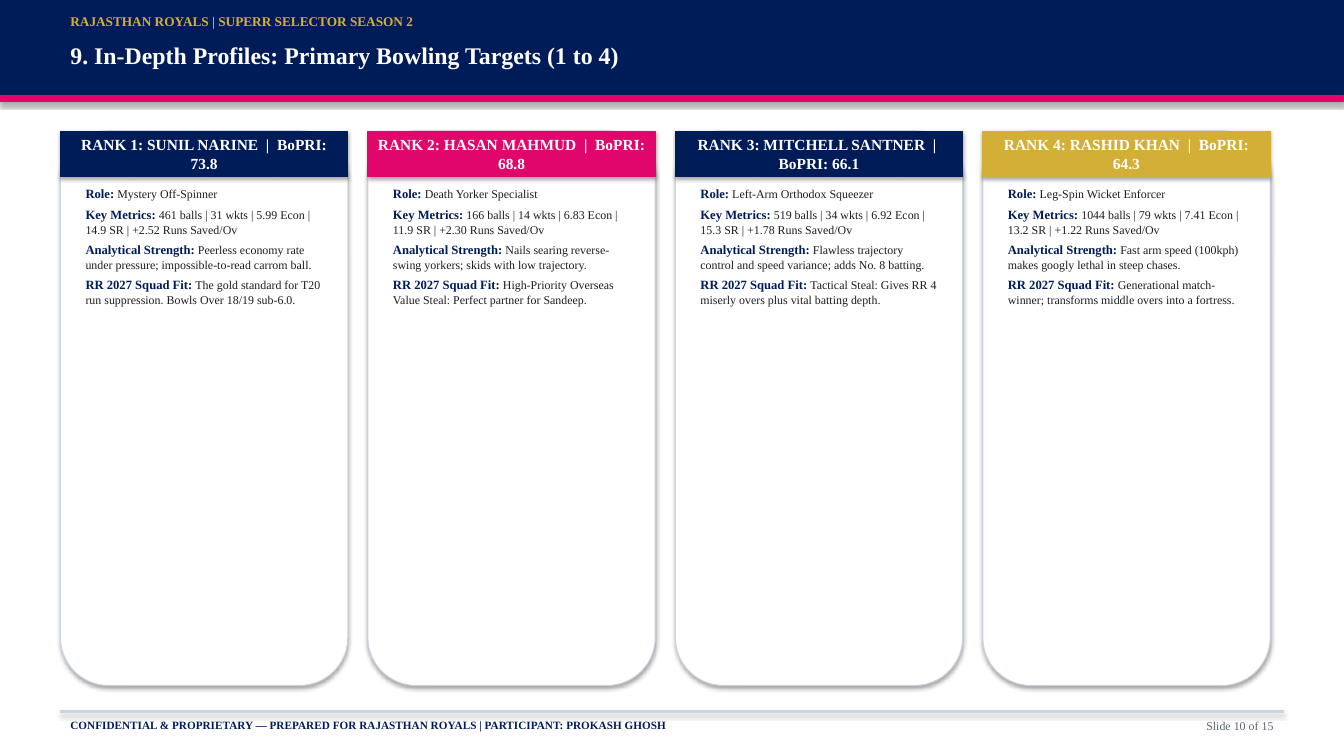
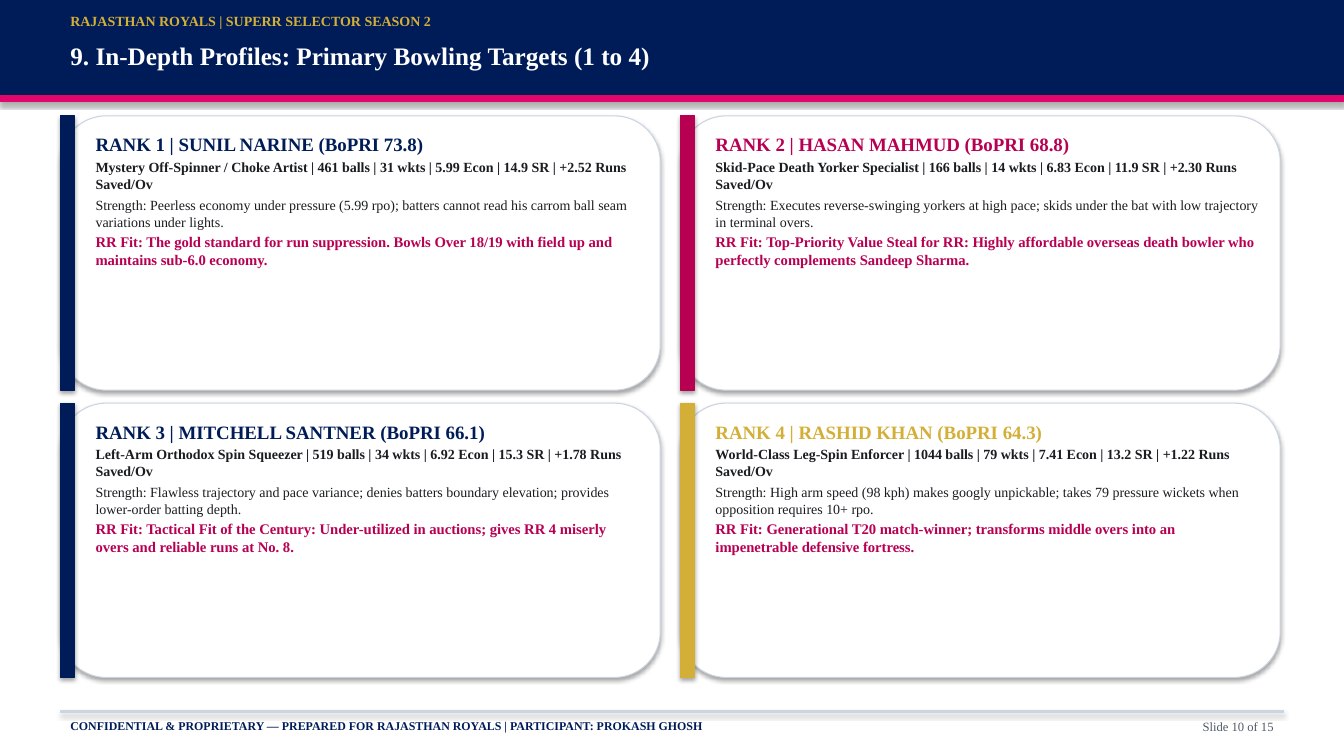
Before and after one commit to prokashghosh996-png/RR-supeRR-selector-2027, a slide deck: slide 10 of SupeRR_Selector_Season_2_RR_IPL_2027_Auction_Strategy.pptx. Drawn at 1344x756 pixels with LibreOffice and Linux fonts; fonts in the diff are those of the drawing. Boxes give left, top, right and bottom in pixels: in the first picture for what was removed or moved away, otherwise in the second. Text is boxed around its words. In the diff, an @@ line names an element or a change of style, - is before the commit and + after.

Commit message:
feat: generate expanded presentation and PDF generation scripts for IPL 2027 auction strategy

```diff
--- a/SupeRR_Selector_Season_2_RR_IPL_2027_Auction_Strategy.pptx
+++ b/SupeRR_Selector_Season_2_RR_IPL_2027_Auction_Strategy.pptx
@@ text "RAJASTHAN ROYALS | SUPERR SELECTOR ..." at [70, 16, 431, 26]: size 9.5 to 10 pt @@
@@ text "9. In-Depth Profiles: Primary Bowling ..." at [70, 47, 650, 71]: size 17 to 18 pt @@
@@ rounded rectangle: place and size @@
-rounded rectangle at [60, 131, 348, 686]
+rounded rectangle at [60, 116, 660, 390]
@@ rectangle added at [60, 116, 75, 390], fill #001C58, outline #001C58 0.75 pt @@
@@ rounded rectangle: place and size @@
-rounded rectangle at [368, 131, 655, 686]
+rounded rectangle at [681, 116, 1280, 390]
@@ rectangle added at [681, 116, 695, 390], fill #B80053, outline #B80053 0.75 pt @@
@@ rectangle removed at [60, 131, 348, 176] @@
-RANK 1: SUNIL NARINE | BoPRI: 73.8
@@ text at [96, 138, 627, 268]: text changed; size 8.5 to 10 pt; bold on @@
-Role: Mystery Off-Spinner
-Key Metrics: 461 balls | 31 wkts | 5.99 Econ | 14.9 SR | +2.52 Runs Saved/Ov
-Analytical Strength: Peerless economy rate under pressure; impossible-to-read carrom ball.
-RR 2027 Squad Fit: The gold standard for T20 run suppression. Bowls Over 18/19 sub-6.0.
+RANK 1 | SUNIL NARINE (BoPRI 73.8)
+Mystery Off-Spinner / Choke Artist | 461 balls | 31 wkts | 5.99 Econ | 14.9 SR | +2.52 Runs Saved/Ov
+Strength: Peerless economy under pressure (5.99 rpo); batters cannot read his carrom ball seam variations under lights.
+RR Fit: The gold standard for run suppression. Bowls Over 18/19 with field up and maintains sub-6.0 economy.
@@ rectangle removed at [368, 131, 655, 176] @@
-RANK 2: HASAN MAHMUD | BoPRI: 68.8
@@ rectangle removed at [676, 131, 963, 176] @@
-RANK 3: MITCHELL SANTNER | BoPRI: 66.1
@@ text at [715, 138, 1258, 268]: text changed; size 8.5 to 10 pt; bold on @@
-Role: Death Yorker Specialist
-Key Metrics: 166 balls | 14 wkts | 6.83 Econ | 11.9 SR | +2.30 Runs Saved/Ov
-Analytical Strength: Nails searing reverse-swing yorkers; skids with low trajectory.
-RR 2027 Squad Fit: High-Priority Overseas Value Steal: Perfect partner for Sandeep.
+RANK 2 | HASAN MAHMUD (BoPRI 68.8)
+Skid-Pace Death Yorker Specialist | 166 balls | 14 wkts | 6.83 Econ | 11.9 SR | +2.30 Runs Saved/Ov
+Strength: Executes reverse-swinging yorkers at high pace; skids under the bat with low trajectory in terminal overs.
+RR Fit: Top-Priority Value Steal for RR: Highly affordable overseas death bowler who perfectly complements Sandeep Sharma.
@@ rectangle removed at [983, 131, 1270, 176] @@
-RANK 4: RASHID KHAN | BoPRI: 64.3
@@ rounded rectangle: place and size @@
-rounded rectangle at [676, 131, 963, 686]
+rounded rectangle at [60, 403, 660, 678]
@@ rectangle added at [60, 403, 75, 678], fill #001C58, outline #001C58 0.75 pt @@
@@ rounded rectangle: place and size @@
-rounded rectangle at [983, 131, 1270, 686]
+rounded rectangle at [681, 403, 1280, 678]
@@ rectangle added at [681, 403, 695, 678], fill #D4AF37, outline #D4AF37 0.75 pt @@
@@ text at [96, 426, 621, 552]: text changed; size 8.5 to 10 pt; bold on @@
-Role: Left-Arm Orthodox Squeezer
-Key Metrics: 519 balls | 34 wkts | 6.92 Econ | 15.3 SR | +1.78 Runs Saved/Ov
-Analytical Strength: Flawless trajectory control and speed variance; adds No. 8 batting.
-RR 2027 Squad Fit: Tactical Steal: Gives RR 4 miserly overs plus vital batting depth.
+RANK 3 | MITCHELL SANTNER (BoPRI 66.1)
+Left-Arm Orthodox Spin Squeezer | 519 balls | 34 wkts | 6.92 Econ | 15.3 SR | +1.78 Runs Saved/Ov
+Strength: Flawless trajectory and pace variance; denies batters boundary elevation; provides lower-order batting depth.
+RR Fit: Tactical Fit of the Century: Under-utilized in auctions; gives RR 4 miserly overs and reliable runs at No. 8.
@@ text at [715, 426, 1239, 555]: text changed; size 8.5 to 10 pt; bold on @@
-Role: Leg-Spin Wicket Enforcer
-Key Metrics: 1044 balls | 79 wkts | 7.41 Econ | 13.2 SR | +1.22 Runs Saved/Ov
-Analytical Strength: Fast arm speed (100kph) makes googly lethal in steep chases.
-RR 2027 Squad Fit: Generational match-winner; transforms middle overs into a fortress.
+RANK 4 | RASHID KHAN (BoPRI 64.3)
+World-Class Leg-Spin Enforcer | 1044 balls | 79 wkts | 7.41 Econ | 13.2 SR | +1.22 Runs Saved/Ov
+Strength: High arm speed (98 kph) makes googly unpickable; takes 79 pressure wickets when opposition requires 10+ rpo.
+RR Fit: Generational T20 match-winner; transforms middle overs into an impenetrable defensive fortress.
@@ text "CONFIDENTIAL & PROPRIETARY — PREPARED ..." at [70, 722, 703, 730]: size 8 to 8.5 pt @@
@@ text "Slide 10 of 15" at [1203, 722, 1274, 731]: size 8.5 to 9 pt, text colour #5A6472 to #505A69 @@
```
Also in this commit, not shown: 14 other slides changed, 5 other files.
